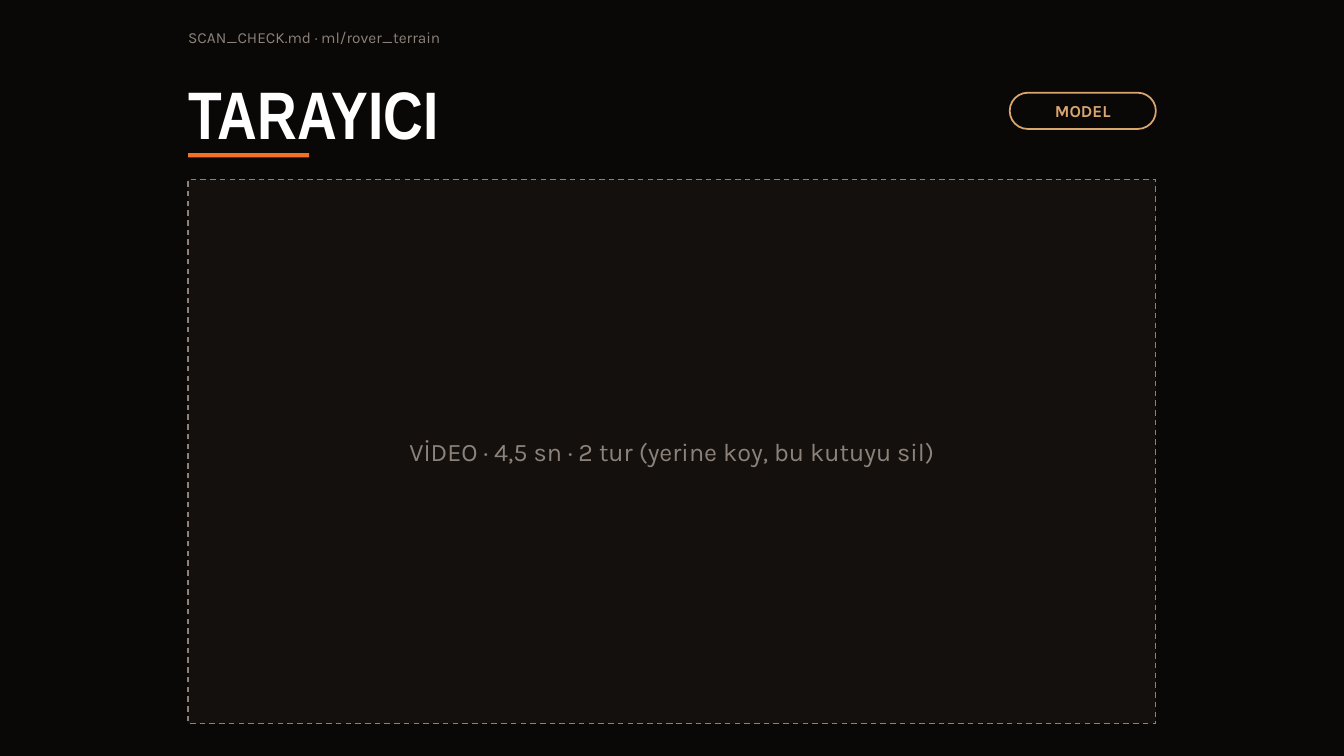
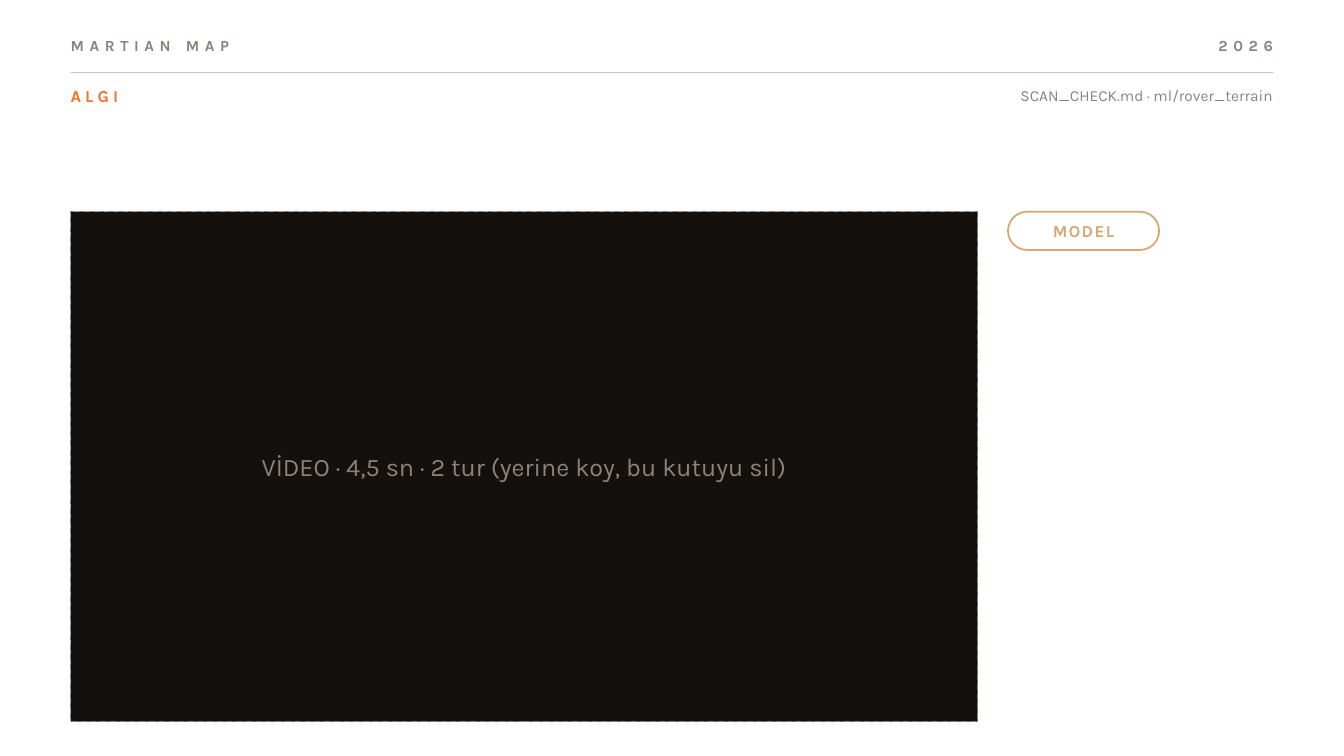
Before and after one commit to KebeliSamet0/martian-map, a slide deck: slide 14 of docs/submission/Martian_Map_Sunum_TR_iskelet.pptx. Drawn at 1344x756 pixels with LibreOffice and Linux fonts; fonts in the diff are those of the drawing; background and template pictures are left out. Boxes give left, top, right and bottom in pixels: in the first picture for what was removed or moved away, otherwise in the second. Text is boxed around its words. In the diff, an @@ line names an element or a change of style, - is before the commit and + after.

```diff
--- a/docs/submission/Martian_Map_Sunum_TR_iskelet.pptx
+++ b/docs/submission/Martian_Map_Sunum_TR_iskelet.pptx
@@ background #0A0807 to picture (left out) @@
@@ text added at bbox=[71, 41, 229, 51], 11 pt, text #8C8279, bold @@
+MARTIAN MAP
@@ text added at bbox=[1218, 41, 1273, 51], 11 pt, text #8C8279, bold @@
+2026
@@ line added from (71, 73) to (1273, 73), #8C8279 0.75 pt @@
@@ text "SCAN_CHECK.md · ml/rover_terrain": place and size @@
-text "SCAN_CHECK.md · ml/rover_terrain" at bbox=[188, 32, 440, 44]
+text "SCAN_CHECK.md · ml/rover_terrain" at bbox=[1020, 90, 1272, 102]
@@ text "SCAN_CHECK.md · ml/rover_terrain" at bbox=[1020, 90, 1272, 102]: alignment left to right @@
@@ title "TARAYICI": place and size @@
-title "TARAYICI" at bbox=[188, 92, 439, 140]
+title "TARAYICI" at bbox=[71, 116, 1273, 202]
@@ title "TARAYICI" at bbox=[71, 116, 1273, 202]: size 48 to 44 pt @@
@@ text added at bbox=[71, 91, 119, 102], 12 pt, text #F07226, bold @@
+ALGI
@@ rectangle removed at bbox=[189, 153, 310, 157] @@
@@ rectangle "VİDEO · 4,5 sn · ...": place and size @@
-rectangle "VİDEO · 4,5 sn · ..." at bbox=[189, 179, 1156, 724]
+rectangle "VİDEO · 4,5 sn · ..." at bbox=[71, 212, 978, 722]
@@ rounded rectangle "MODEL": place and size @@
-rounded rectangle "MODEL" at bbox=[1010, 93, 1156, 129]
+rounded rectangle "MODEL" at bbox=[1008, 212, 1159, 250]
@@ rounded rectangle "MODEL" at bbox=[1008, 212, 1159, 250]: letter spacing 0 to 1 pt @@
```
Also in this commit, not shown: 25 other slides changed, 5 slides added, 6 slides removed, 1 other file.
